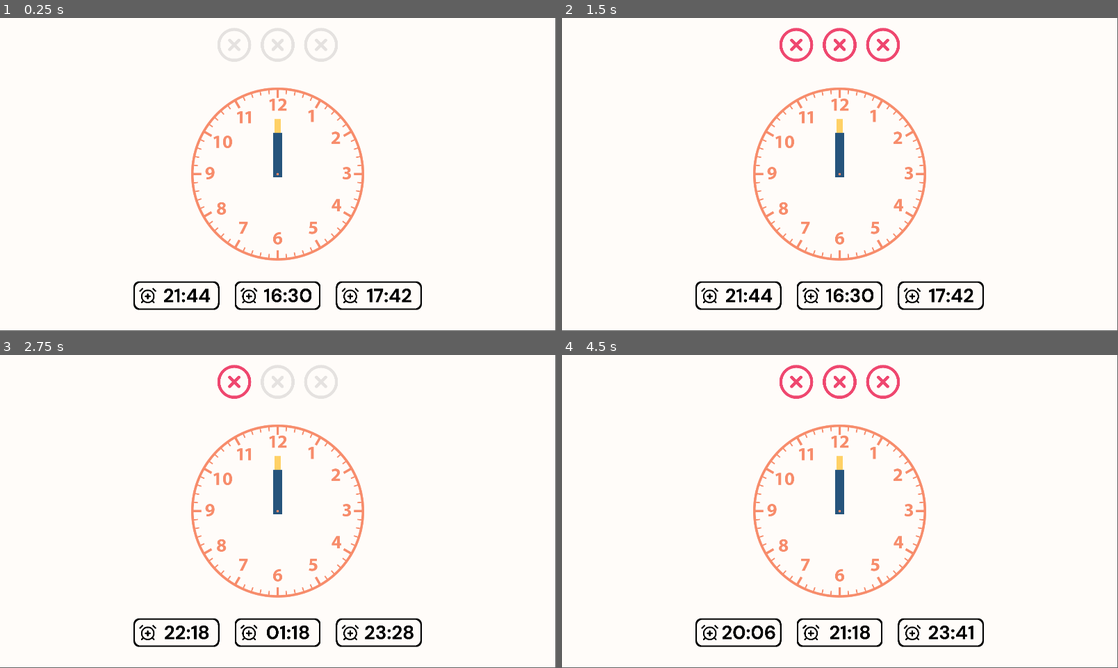
Above: before the commit, frames 1-4 (two rows, left to right).
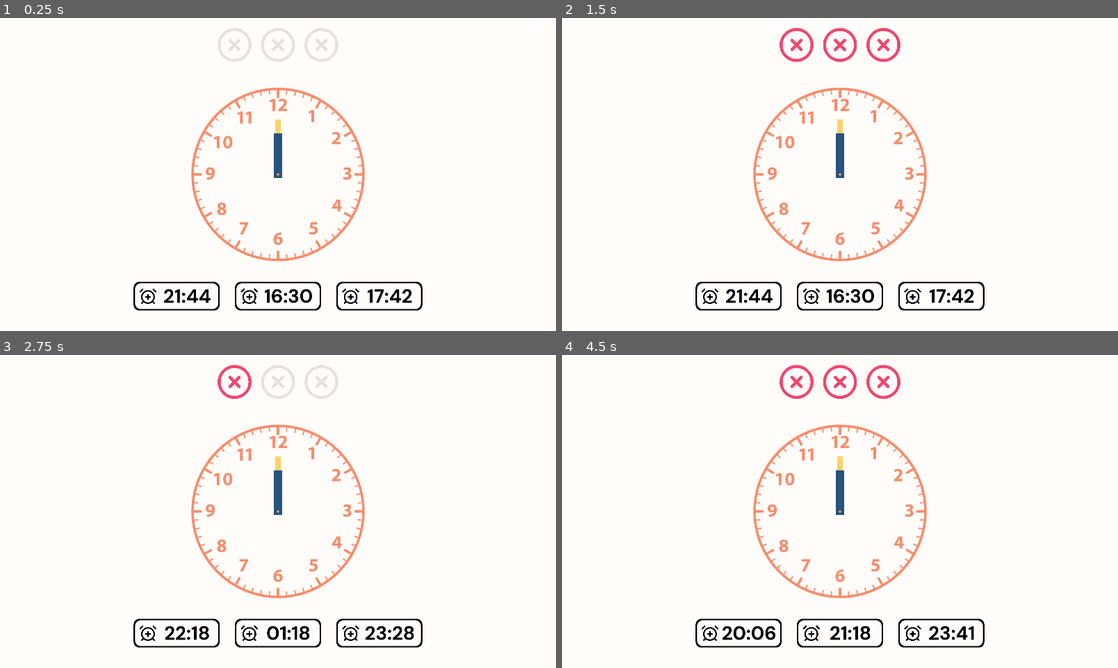
Above: after the commit, the same moments.

Repository: TheDedemon/Clockwise
Game: Godot game, scene res://nodes/screens/gameplay_screen.tscn
The game is run twice, just before and just after one commit, with the same random seed, the same clock (stepped at 60 frames per second) and the same inputs.
Inputs:
- Up to frame 1 (0.25 s): no input
- Up to frame 2 (1.5 s): tap Enter at 0.5 s; tap Space (Confirm) at 0.6, 1.25, 1.35 s
- Up to frame 3 (2.75 s): tap Space (Confirm) at 2, 2.1 s
- Up to frame 4 (4.5 s): tap Space (Confirm) at 2.75, 2.85, 3.5, 3.6, 4.25, 4.35 s
In our replay, the window is 799x449 before the commit and 800x450 after it. These sizes can differ from the game's own. Grey fills any space a smaller window leaves; there, only what the larger window draws over its background counts as a difference.

The runs differ from the first frame. In frame 1, 2.2% of the frame differs, in the area x 24-76%, y 6-94%; in frame 2, 2.4%; in frame 3, 2.3%; in frame 4, 2.4%, in the area x 24-76%, y 3-94%.

Commit message:
update: project settings (name, window mode, anti aliasing)

Diff:
--- a/project.godot
+++ b/project.godot
@@ -10,7 +10,7 @@
 
 [application]
 
-config/name="Trijam-272"
+config/name="ClockWise"
 run/main_scene="res://nodes/screens/gameplay_screen.tscn"
 config/features=PackedStringArray("4.2", "GL Compatibility")
 config/icon="res://icon.svg"
@@ -23,6 +23,7 @@
 
 window/size/viewport_width=1920
 window/size/viewport_height=1080
+window/stretch/mode="viewport"
 
 [input]
 
@@ -54,3 +55,4 @@
 renderer/rendering_method="gl_compatibility"
 renderer/rendering_method.mobile="gl_compatibility"
 environment/defaults/default_clear_color=Color(1, 0.988235, 0.976471, 1)
+anti_aliasing/quality/msaa_2d=3
